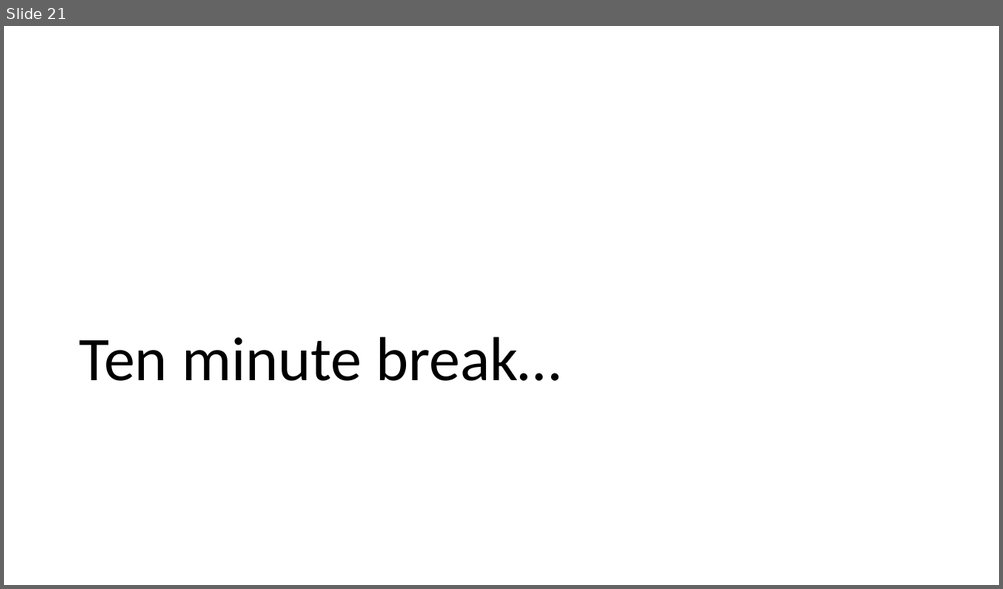
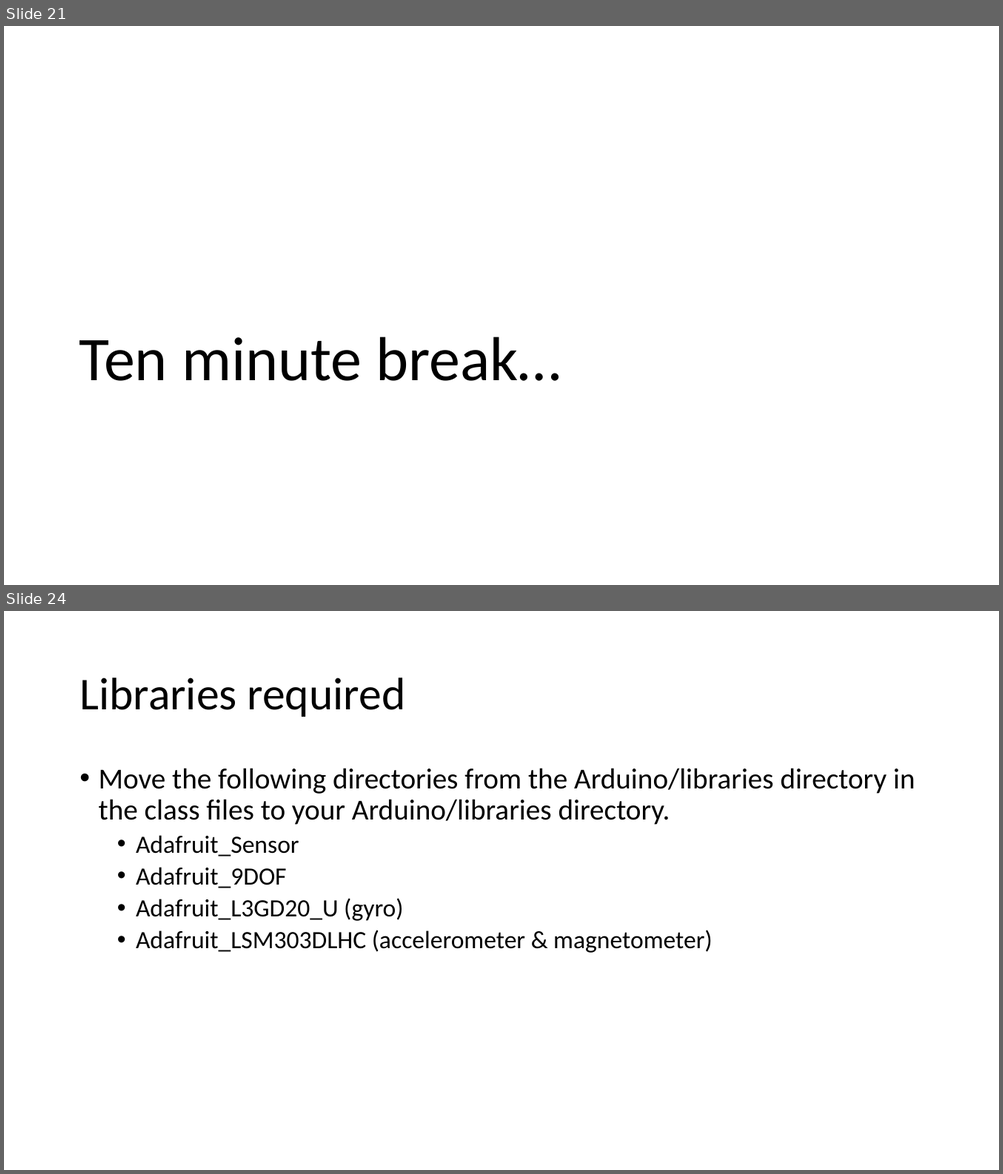
Before and after one commit to logos-electromechanical/SensorWorkshop, a slide deck: presentation/Mobile Sensors Workshop, Part 2.pptx. Shown one above the other, each under a label of ours: slide 21 before the commit, slides 21 and 24 after it; the slides between them are not shown. The pictures are 1003x589 and 1003x1174 pixels, drawn with LibreOffice and Linux fonts; fonts in the diff are those of the drawing. Boxes give left, top, right and bottom in pixels: in the first picture for what was removed or moved away, otherwise in the second. Text is boxed around its words. In the diff, an @@ line names an element or a change of style, - is before the commit and + after.

```diff
--- a/presentation/Mobile Sensors Workshop, Part 2.pptx
+++ b/presentation/Mobile Sensors Workshop, Part 2.pptx
@@ slide 24 added at [4, 611, 999, 1170], background #FFFFFF @@
@@ title added at [79, 678, 406, 717], 44 pt, text #000000 @@
+Libraries required
@@ text added at [99, 768, 915, 953], 28 pt, text #000000 @@
+• Move the following directories from the Arduino/libraries directory in the class files to your Arduino/libraries directory.
+  • Adafruit_Sensor
+  • Adafruit_9DOF
+  • Adafruit_L3GD20_U (gyro)
+  • Adafruit_LSM303DLHC (accelerometer & magnetometer)
```
Also in this commit, not shown: 2 other slides added, 1 slide removed, 4 other files.
